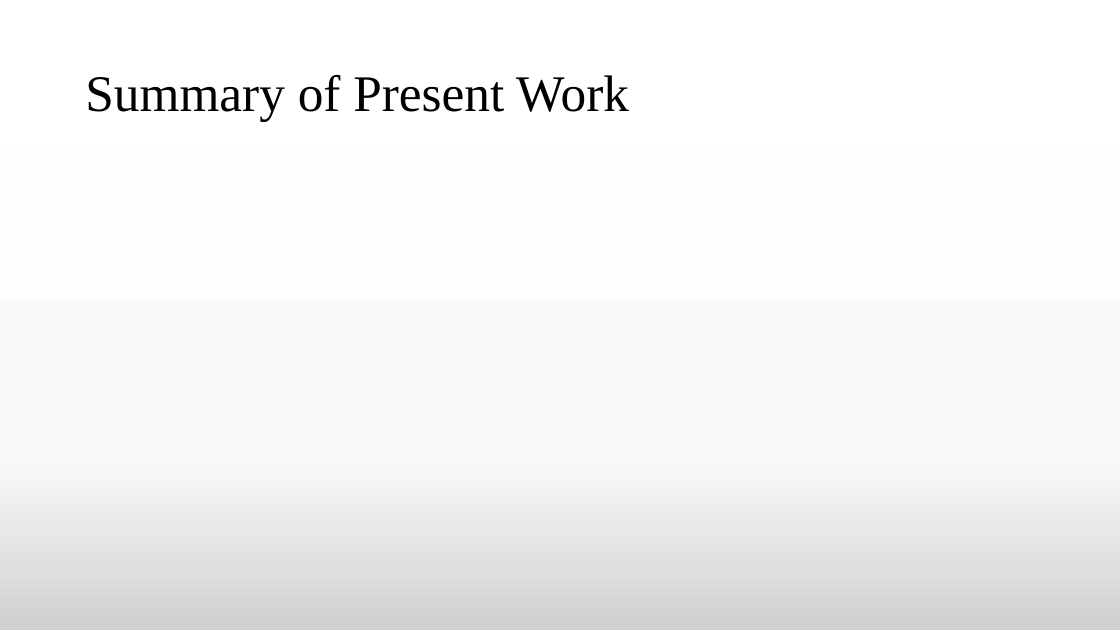
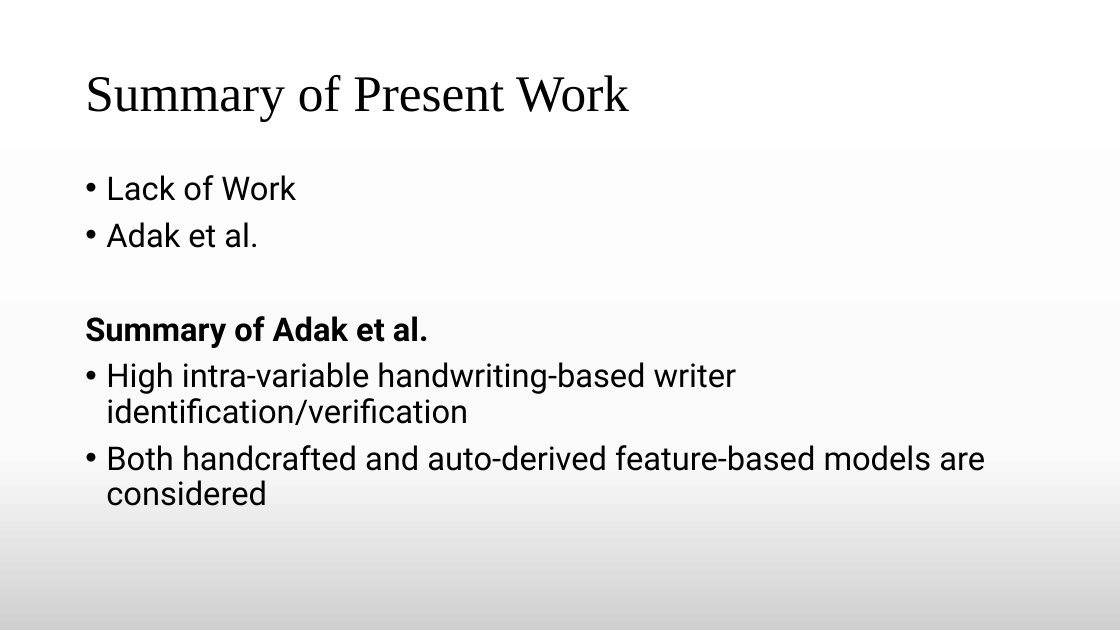
Before and after one commit to TheAnonymousMan/local-language-recognition-gcelt-class-2021, a slide deck: slide 7 of Documentation/4th Year Project Presentation.pptx. Drawn at 1120x630 pixels with LibreOffice and Linux fonts; fonts in the diff are those of the drawing. Boxes give left, top, right and bottom in pixels: in the first picture for what was removed or moved away, otherwise in the second. Text is boxed around its words. In the diff, an @@ line names an element or a change of style, - is before the commit and + after.

```diff
--- a/Documentation/4th Year Project Presentation.pptx
+++ b/Documentation/4th Year Project Presentation.pptx
@@ text added at <box>85,175,985,506</box>, 28 pt, text #000000 @@
+• Lack of Work
+• Adak et al.
+Summary of Adak et al.
+• High intra-variable handwriting-based writer identification/verification
+• Both handcrafted and auto-derived feature-based models are considered
```
Also in this commit, not shown: 3 slides added, 2 other files.
